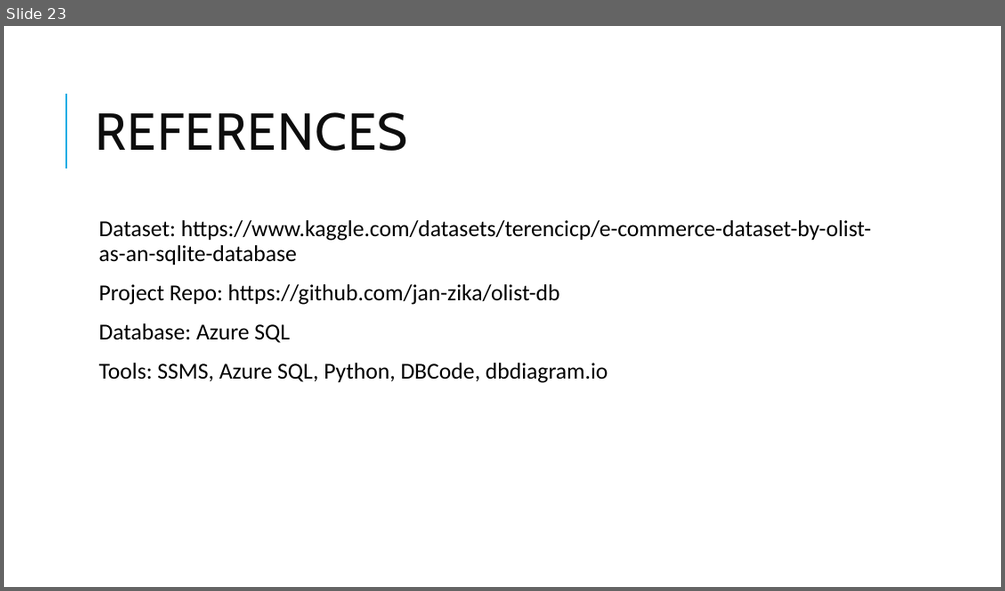
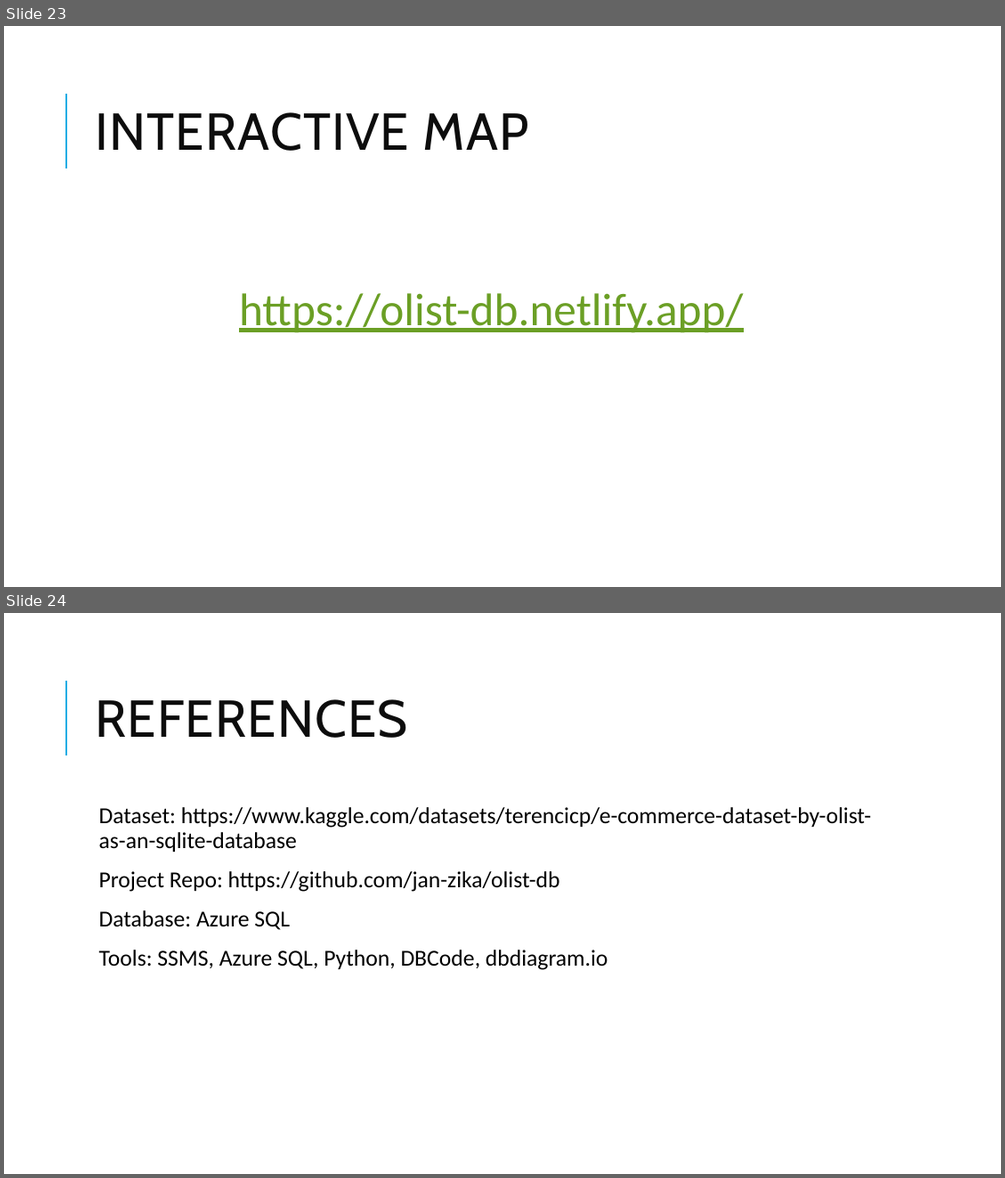
Before and after one commit to jan-zika/olist-db, a slide deck: presentation/Olist E-Commerce Analysis.pptx. Shown one above the other, each under a label of ours: slide 23 before the commit, slides 23 and 24 after it. The pictures are 1005x591 and 1005x1178 pixels, drawn with LibreOffice and Linux fonts; fonts in the diff are those of the drawing. Boxes give left, top, right and bottom in pixels: in the first picture for what was removed or moved away, otherwise in the second. Text is boxed around its words. In the diff, an @@ line names an element or a change of style, - is before the commit and + after.

Commit message:
App, presentation, readme update

```diff
--- a/presentation/Olist E-Commerce Analysis.pptx
+++ b/presentation/Olist E-Commerce Analysis.pptx
@@ slide 23 added at (4,26,1001,587), background #FFFFFF; not listed: 1 template element that a slide beside it also shows @@
@@ title added at (95,112,529,151), 50 pt, text #0D0D0D @@
+INTERACTIVE MAP
@@ text added at (239,293,743,333), 44 pt, text #6B9F25, underline @@
+  https://olist-db.netlify.app/
@@ what was slide 23 is now slide 24 @@
```
Also in this commit, not shown: 3 other files.
